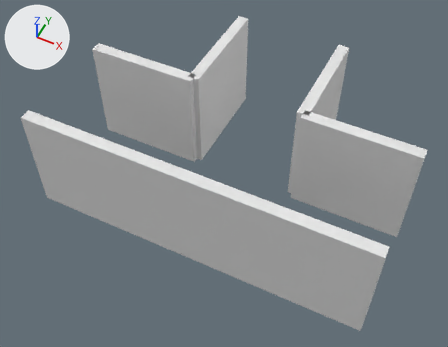
One commit to the FBX model GDApp/GDAppContent/Assets/Models/Maze/m_Junction01_Col.FBX: the scene before it, then after it.
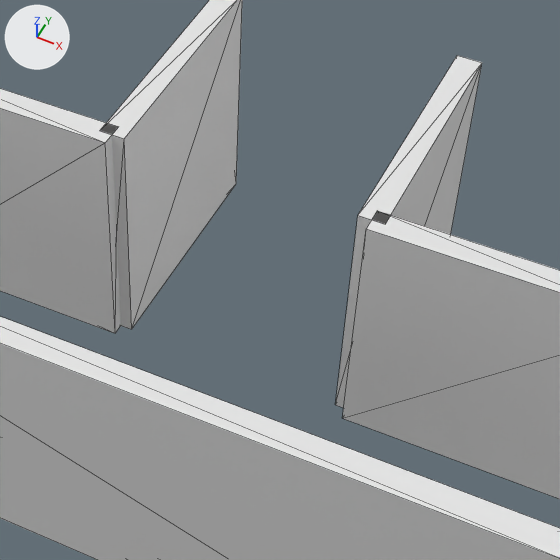
There are two pictures of each version: one whole from a camera (50 mm lens) standing at (4.02, -7.83, 11.19) and looking at (-0.15, 0.51, 0.77), one close up on the part from 33% to 85% of the width and 6% to 74% of the height. The lights are fixed; the arrows at upper left show +X, +Y and +Z. The close-ups show mesh edges as thin lines. Where no turn or scale is listed for an object, it has been applied to the vertices.

The first close-up shows 'm_Junction01_Col'.
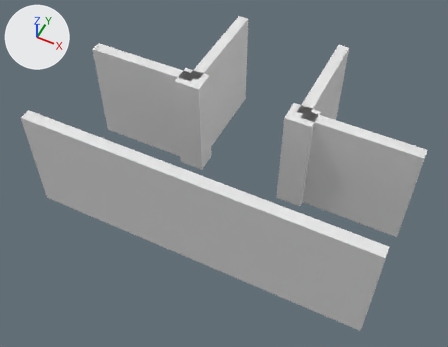
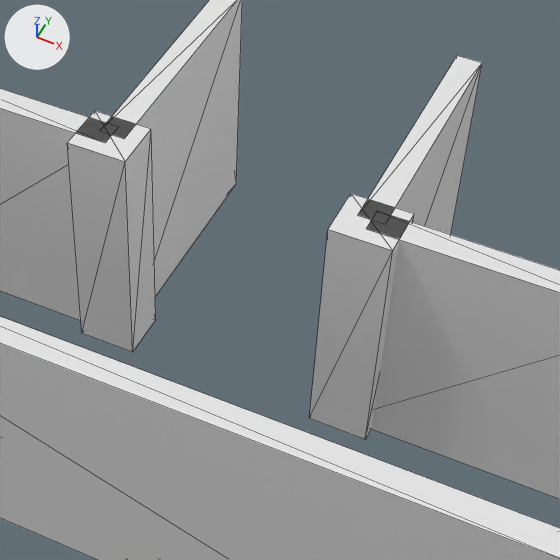
Edits to the scene script, one JSON object a line:
```json
{"block": "me_mesh", "where": "me_mesh.from_pydata(...)  # 40 vertices, 60 faces; spans x -3.81..3.81, y -1.4..3.81, z 0.0..2.54"}
{"block": "me_mesh", "where": "# used by ob_m_junction01_col; location = (0.0, 0.0, 0.0)"}
{"block": "me_mesh", "change": "me_mesh part 1: a new loose piece, a box spanning x 0.98..1.57, y 0.99..1.51, z 0.0..2.54"}
{"block": "me_mesh", "change": "me_mesh part 2: a new loose piece, a box spanning x -1.58..-0.99, y 0.99..1.51, z 0.0..2.54"}
```

Boxes (x1, y1, x2, y2) around the edits, measured in the close-ups (560 x 560 px):
```json
{"part": 1, "of": "me_mesh", "change": "added", "after": [309, 193, 414, 439]}
{"part": 2, "of": "me_mesh", "change": "added", "after": [67, 111, 156, 352]}
```
